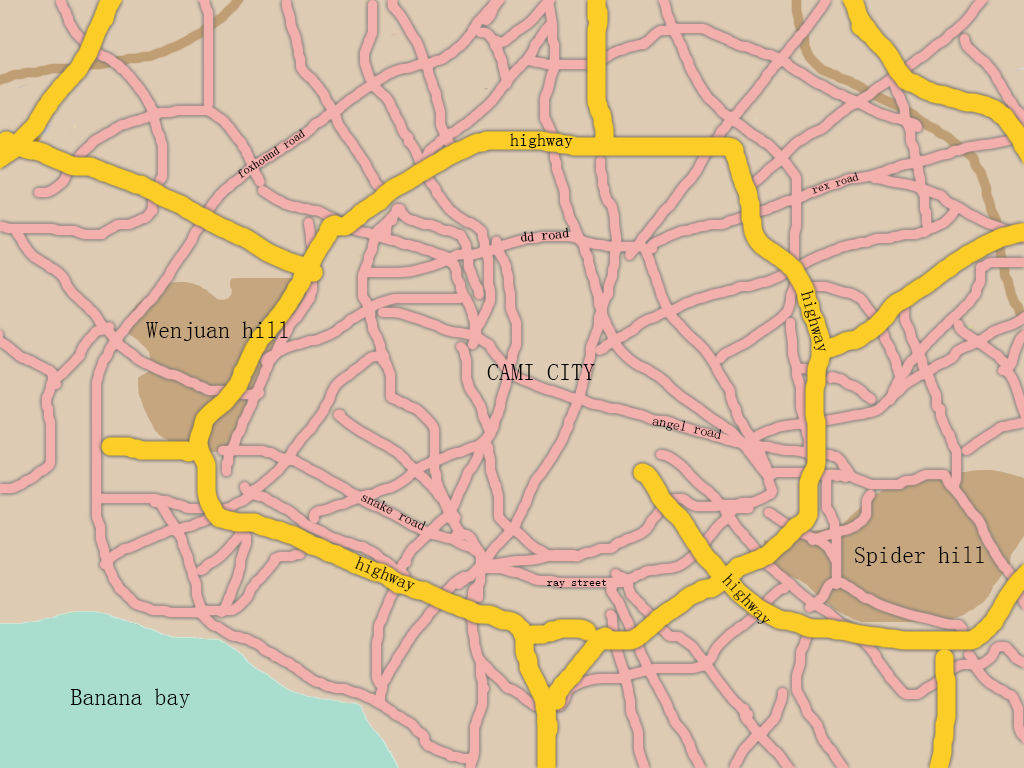
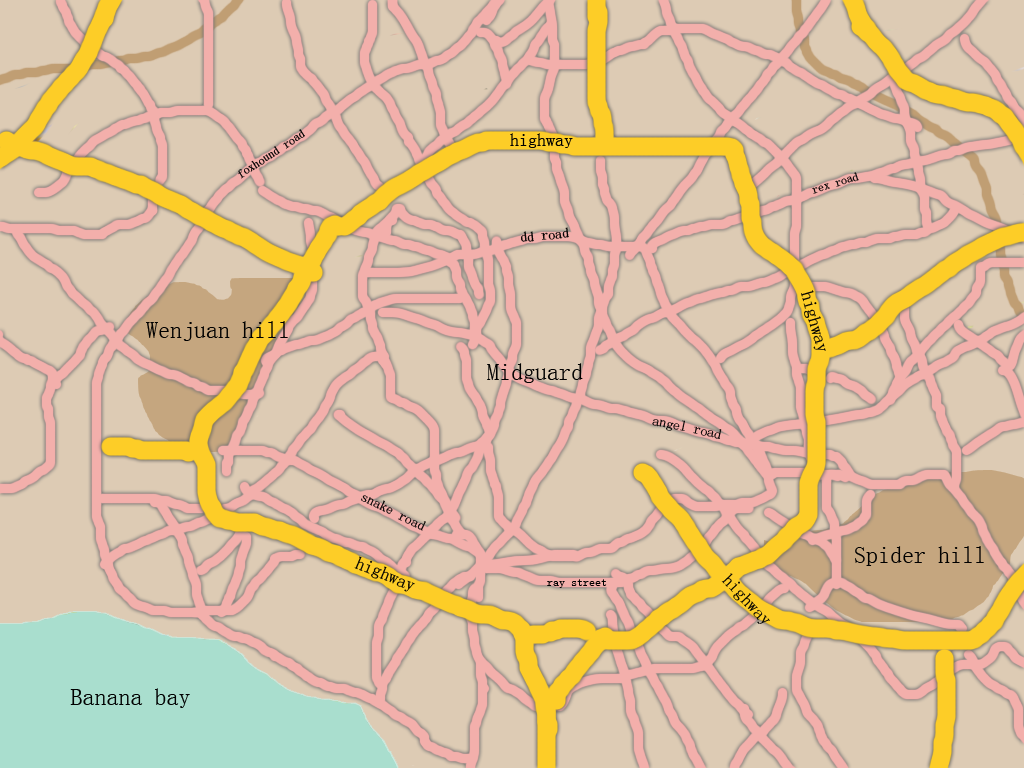
Layers edited between the first and the second 1024×768 image:
renamed "CAMI CITY" to "Midguard", painted on it over box(487, 363, 595, 383)
